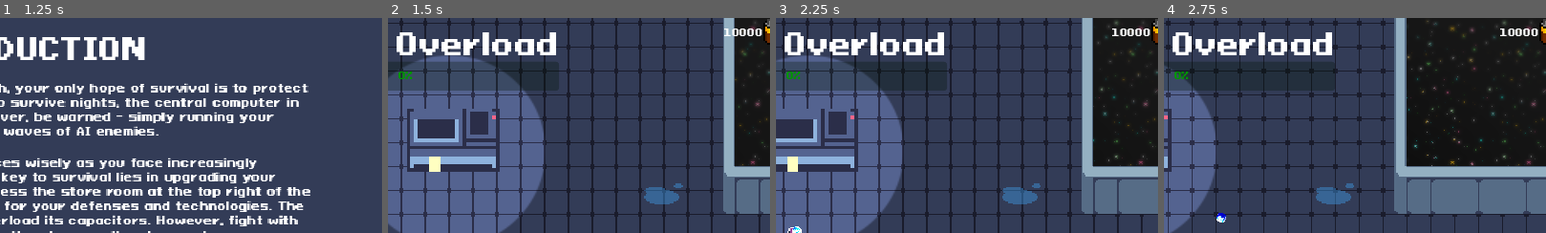
Above: before the commit, frames 1-4 (left to right).
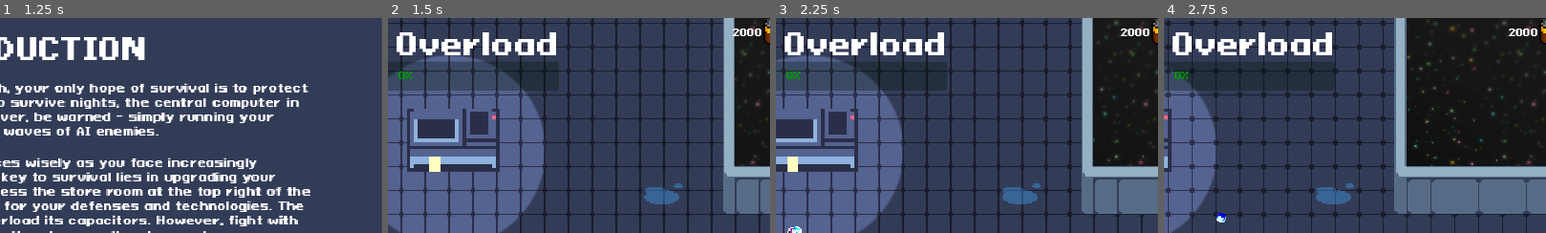
Above: after the commit, the same moments.

Repository: AugustanaCSC380January2024/final-game-solo
Game: Godot game, scene res://Scenes/main_menu.tscn
Same seed, same stepped clock (60 frames per second), same inputs: the game is played once before the commit and once after it. Sound files missing from this copy of the repository are replaced by a short silence.
Inputs (mouse positions are % of the whole screen's width and height, from its top left):
- Up to frame 1 (1.25 s): click "Load Game" at 0.5 s
- Up to frame 2 (1.5 s): click "Continue" at 1.25 s
- Up to frame 3 (2.25 s): tap Enter at 2 s; move the mouse to (72, 45) at 2.02 s; hold Right (ui_right) from 2.03 s (still down); tap E (interact) at 2.1 s; click (72, 45) at 2.17 s
- Up to frame 4 (2.75 s): keep holding Right (ui_right)
The pictures show only the part of the screen within x 48-98%, y 0-50%; the shares and areas given below are measured in that part.

Frame 1 is identical in both runs. In frame 2, 0.2% of the frame differs, in the area x 88-98%, y 4-9%; in frame 3, 0.2%; in frame 4, 0.2%.

Commit message:
Changed the winning round to round 5

Diff:
--- a/Scripts/game.gd
+++ b/Scripts/game.gd
@@ -75,7 +75,7 @@
 		store_ui.heal_beacon_button = Loader.heal_beacon_button
 		introduction.hide()
 	else:
-		set_batteries(10000)
+		set_batteries(2000)
 
 
 func _process(delta):
@@ -149,7 +149,7 @@
 		var player2 = get_node("Player2")
 		player2.health = player2.max_health
 		player2.update_health_bar()
-	if round == 11:
+	if round == 6:
 		win_screen.visible = true
 
 func start_round():
--- a/project.godot
+++ b/project.godot
@@ -25,6 +25,11 @@
 window/size/viewport_width=1280
 window/size/viewport_height=720
 window/stretch/mode="canvas_items"
+
+[editor]
+
+movie_writer/movie_file="C:/Users/lukeh/Videos/AIOverload.avi"
+movie_writer/disable_vsync=true
 
 [gui]
 
